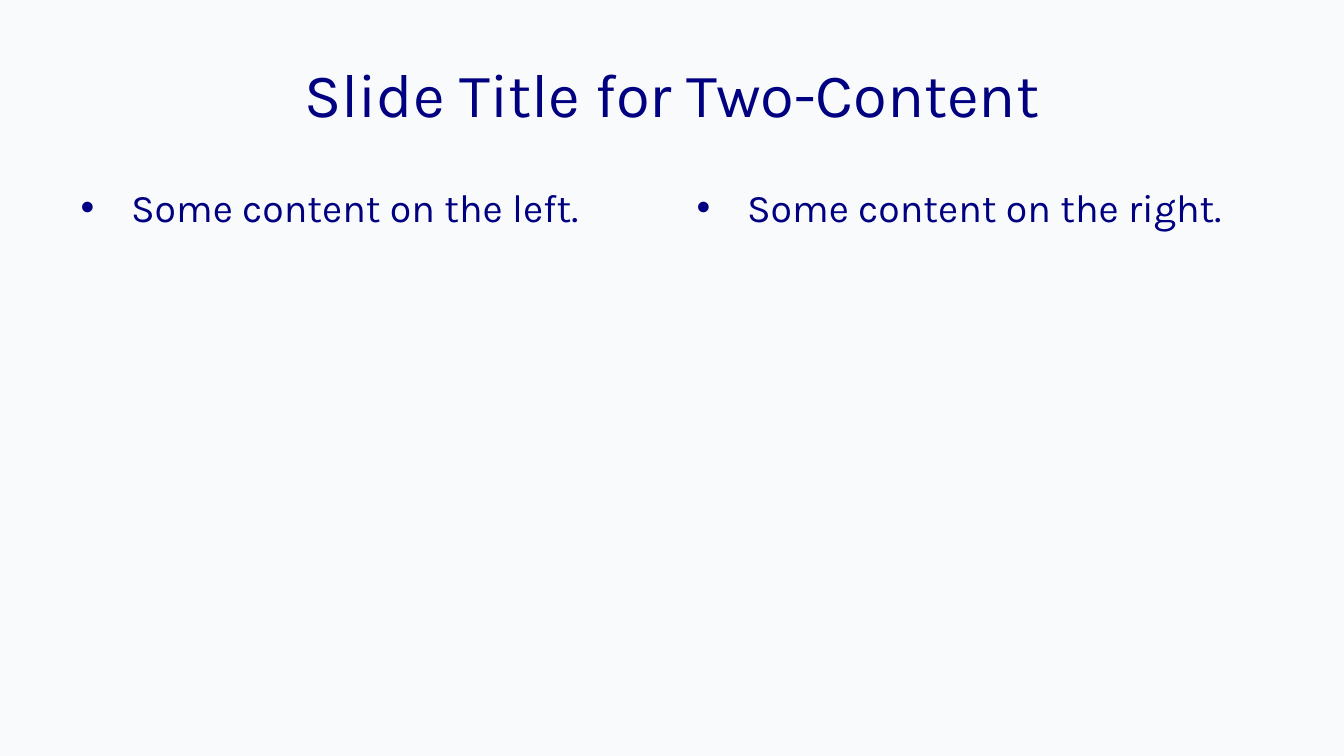
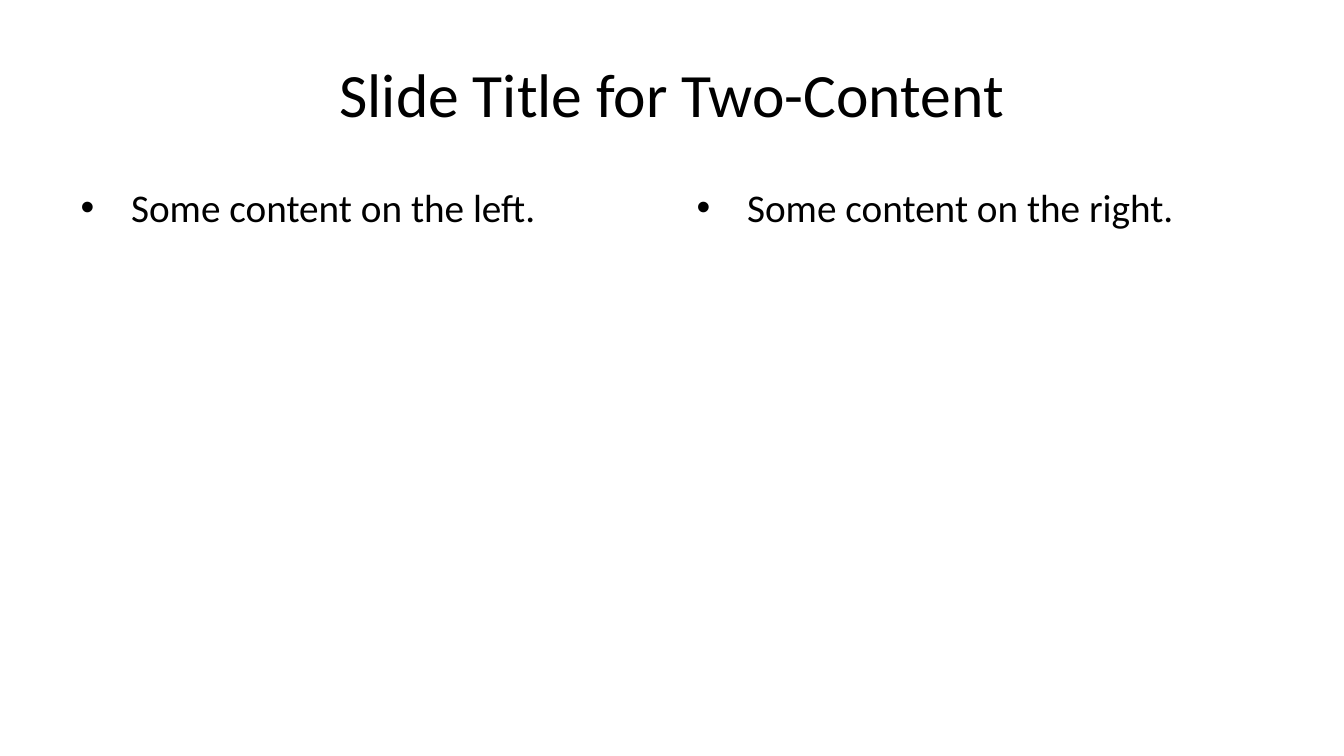
Before and after one commit to bentoavb/SpecCompiler, a slide deck: slide 4 of models/presentation/styles/default/reference.pptx. Drawn at 1344x756 pixels with LibreOffice and Linux fonts; fonts in the diff are those of the drawing. Boxes give left, top, right and bottom in pixels: in the first picture for what was removed or moved away, otherwise in the second. Text is boxed around its words. In the diff, an @@ line names an element or a change of style, - is before the commit and + after.

Commit message:
Revert "feat(pptx): add reference theme styling tool"
This reverts commit 524eb407d5deb023d750c50b9b7d2333f77e97ec.

```diff
--- a/models/presentation/styles/default/reference.pptx
+++ b/models/presentation/styles/default/reference.pptx
@@ background #F8FAFC to #FFFFFF @@
@@ font Karla to Calibri, text colour #000080 to #000000 in 3 elements at bbox=[340, 74, 1004, 118], bbox=[131, 194, 535, 223], bbox=[747, 194, 1173, 229] @@
```
Also in this commit, not shown: 3 other slides changed, 2 other files.
